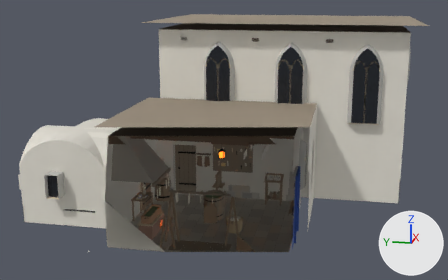
The glTF model game/assets/modelle/innen/prediger_innen.glb, before and after one commit.
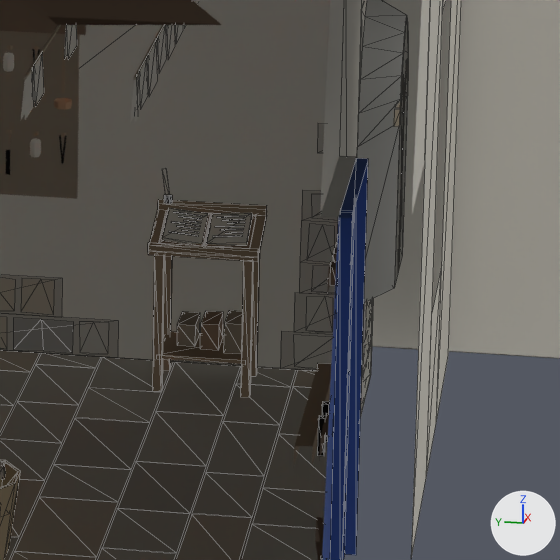
Each version is shown whole from a camera (50 mm lens) standing at (-29.0, -2.3, 8.7) and looking at (-0.8, 3.4, 1.7), then close up on the part from 54% to 74% of the width and 50% to 83% of the height. Lighting does not change. The marker at lower right points along +X, +Y and +Z. The last two pictures show the newer version. The close-ups show mesh edges as thin lines. Everything nearer to the camera than a plane just in front of the edit is cut away. Where no turn or scale is listed for an object, it has been applied to the vertices.

Objects in the first close-up: 'Bedienung_Einrichten_Werkzeugwand', 'Bedienung_Karren_Hoftor', 'Bedienung_Personal_Buch', 'Decke_Werk', 'Einrichtung_Werkzeug1', 'Raum_Kirche', 'Raum_Werk'.
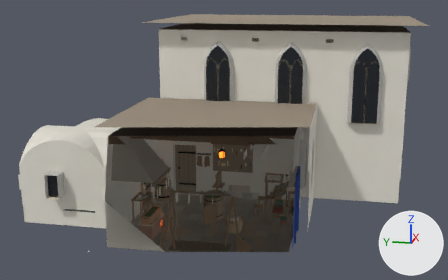
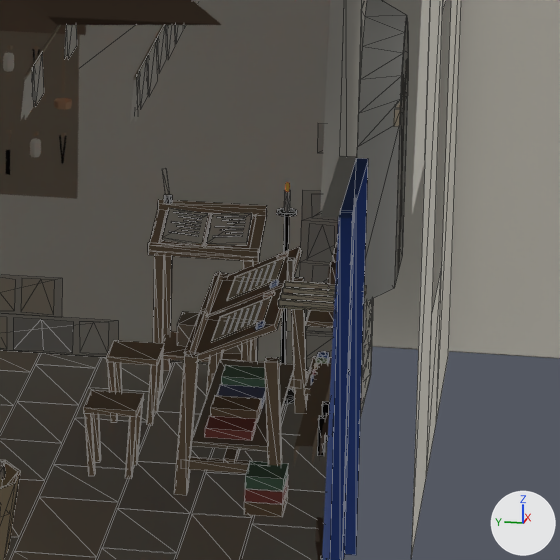
Boxes (x1, y1, x2, y2) around the edits, measured in the close-ups (560 x 560 px):
'Einrichtung_Skriptorium', added
    after: (83, 183, 366, 517)
    faces in mat_farben: (83, 190, 366, 517)
    faces in mat_eisen: (277, 208, 297, 404)

Diff of the bpy script that builds the scene:
```diff
--- a/game/assets/modelle/innen/prediger_innen.glb.py
+++ b/game/assets/modelle/innen/prediger_innen.glb.py
@@ me_einrichtung_skriptorium @@
+me_einrichtung_skriptorium.from_pydata(...)  # 588 vertices, 750 faces; spans x -7.3..-4.69, y -0.73..1.05, z 0.0..1.51
+# faces by material slot: [54, 16, 16, 664]
+me_einrichtung_skriptorium.materials.append(mat_eisen)
+me_einrichtung_skriptorium.materials.append(mat_glut)
+me_einrichtung_skriptorium.materials.append(mat_gold)
+me_einrichtung_skriptorium.materials.append(mat_farben)
@@ ob_einrichtung_skriptorium @@
+ob_einrichtung_skriptorium = bpy.data.objects.new('Einrichtung_Skriptorium', me_einrichtung_skriptorium)
+ob_einrichtung_skriptorium.location = (0.0, 0.0, 0.0)
```
